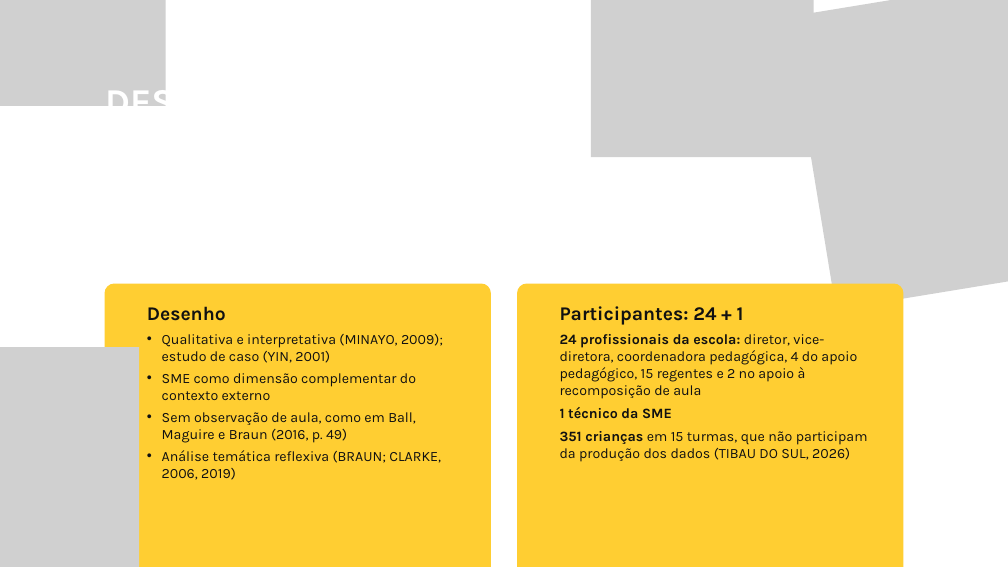
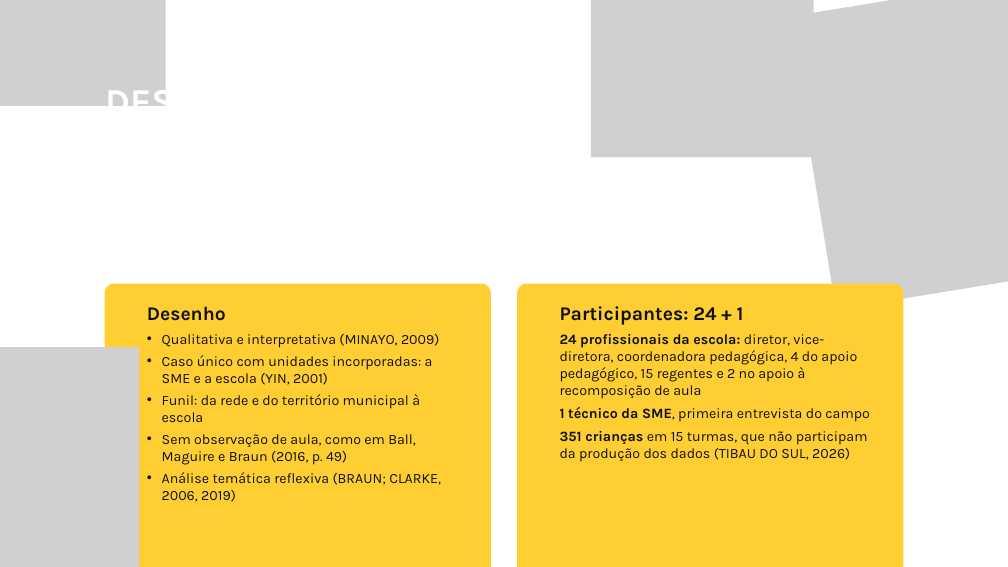
Before and after one commit to yzynya-beep/Tese, a slide deck: slide 17 of apresentacao_qualificacao/Qualificacao_PNED_Pipa.pptx. Drawn at 1008x567 pixels with LibreOffice and Linux fonts; fonts in the diff are those of the drawing; grey boxes stand for pictures; background and template pictures are left out. Boxes give left, top, right and bottom in pixels: in the first picture for what was removed or moved away, otherwise in the second. Text is boxed around its words. In the diff, an @@ line names an element or a change of style, - is before the commit and + after.

```diff
--- a/apresentacao_qualificacao/Qualificacao_PNED_Pipa.pptx
+++ b/apresentacao_qualificacao/Qualificacao_PNED_Pipa.pptx
@@ text at bbox=[162, 334, 439, 422]: text changed @@
-• Qualitativa e interpretativa (MINAYO, 2009); estudo de caso (YIN, 2001)
-• SME como dimensão complementar do contexto externo
+• Qualitativa e interpretativa (MINAYO, 2009)
+• Caso único com unidades incorporadas: a SME e a escola (YIN, 2001)
+• Funil: da rede e do território municipal à escola
@@ text at bbox=[560, 407, 869, 422]: text changed; bold off @@
-1 técnico da SME
+1 técnico da SME, primeira entrevista do campo
```
Also in this commit, not shown: 15 other slides changed, 1 slide added, 5 other files.
